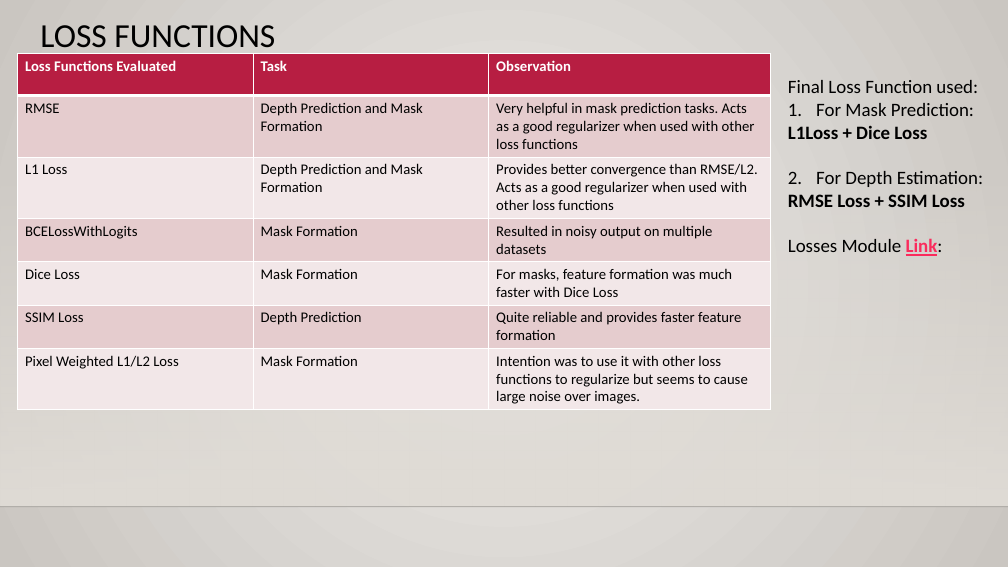
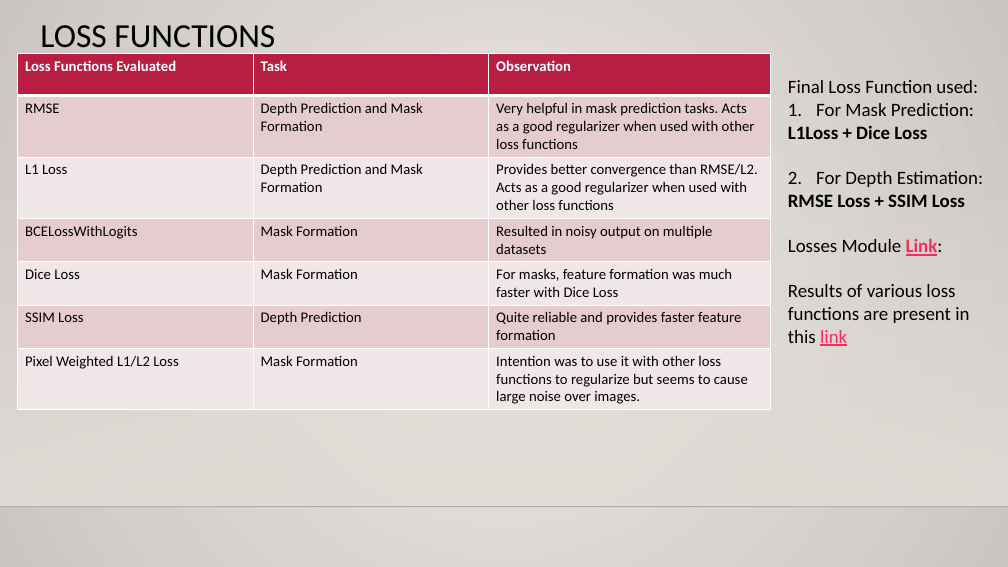
Before and after one commit to rajy4683/S15FinalSubmission, a slide deck: slide 8 of How to Train your dragon.pptx. Drawn at 1008x567 pixels with LibreOffice and Linux fonts; fonts in the diff are those of the drawing; background and template pictures are left out. Boxes give left, top, right and bottom in pixels: in the first picture for what was removed or moved away, otherwise in the second. Text is boxed around its words. In the diff, an @@ line names an element or a change of style, - is before the commit and + after.

```diff
--- a/How to Train your dragon.pptx
+++ b/How to Train your dragon.pptx
@@ text at box(788, 284, 969, 346): paragraph added @@
+Results of various loss functions are present in this link
```
Also in this commit, not shown: 3 other slides changed, 1 other file.
